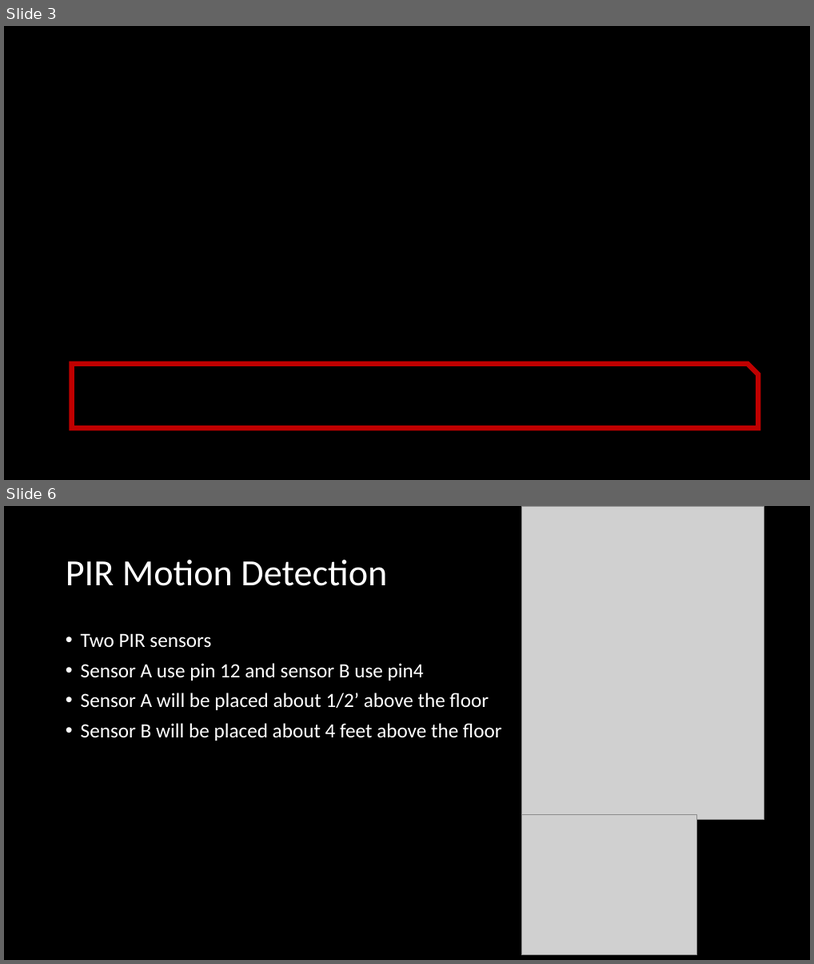
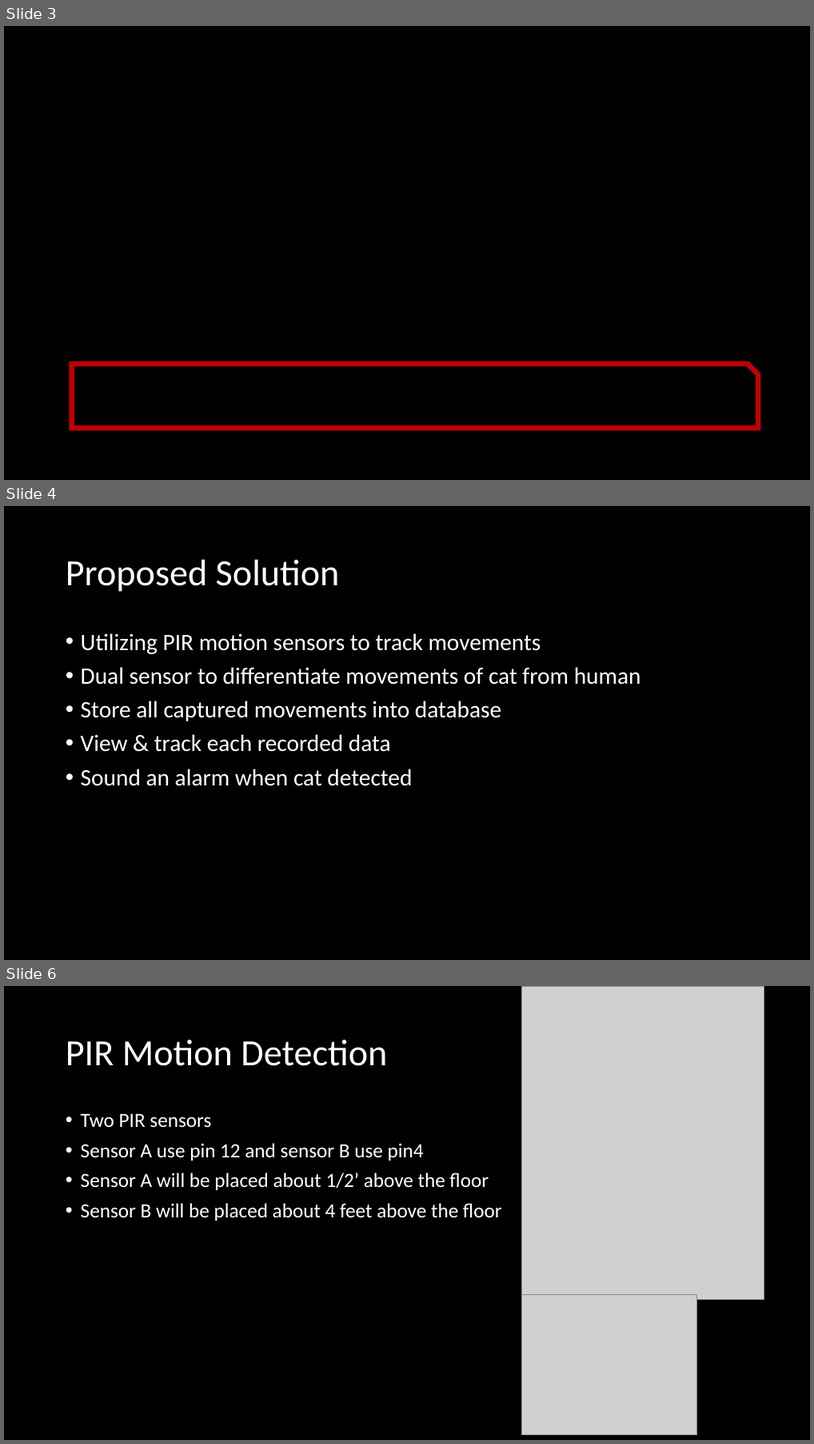
Before and after one commit to phillipad7/ist360_proj, a slide deck: IOT 360 Project Update.pptx. Shown one above the other, each under a label of ours: slides 3 and 6 before the commit, slides 3, 4 and 6 after it; the slides between them are not shown. The pictures are 814x964 and 814x1444 pixels, drawn with LibreOffice and Linux fonts; fonts in the diff are those of the drawing; grey boxes stand for pictures; background and template pictures are left out. Boxes give left, top, right and bottom in pixels: in the first picture for what was removed or moved away, otherwise in the second. Text is boxed around its words. In the diff, an @@ line names an element or a change of style, - is before the commit and + after.

```diff
--- a/IOT 360 Project Update.pptx
+++ b/IOT 360 Project Update.pptx
@@ slide 4 added at (4,506,810,960), background #000000 @@
@@ title added at (66,560,340,592), 44 pt, text #FFFFFF @@
+Proposed Solution
@@ text added at (81,633,642,786), 28 pt, text #FFFFFF @@
+• Utilizing PIR motion sensors to track movements
+• Dual sensor to differentiate movements of cat from human
+• Store all captured movements into database
+• View & track each recorded data
+• Sound an alarm when cat detected
```
Also in this commit, not shown: 3 slides changed, 3 other slides added, 2 slides removed, 1 other file.
